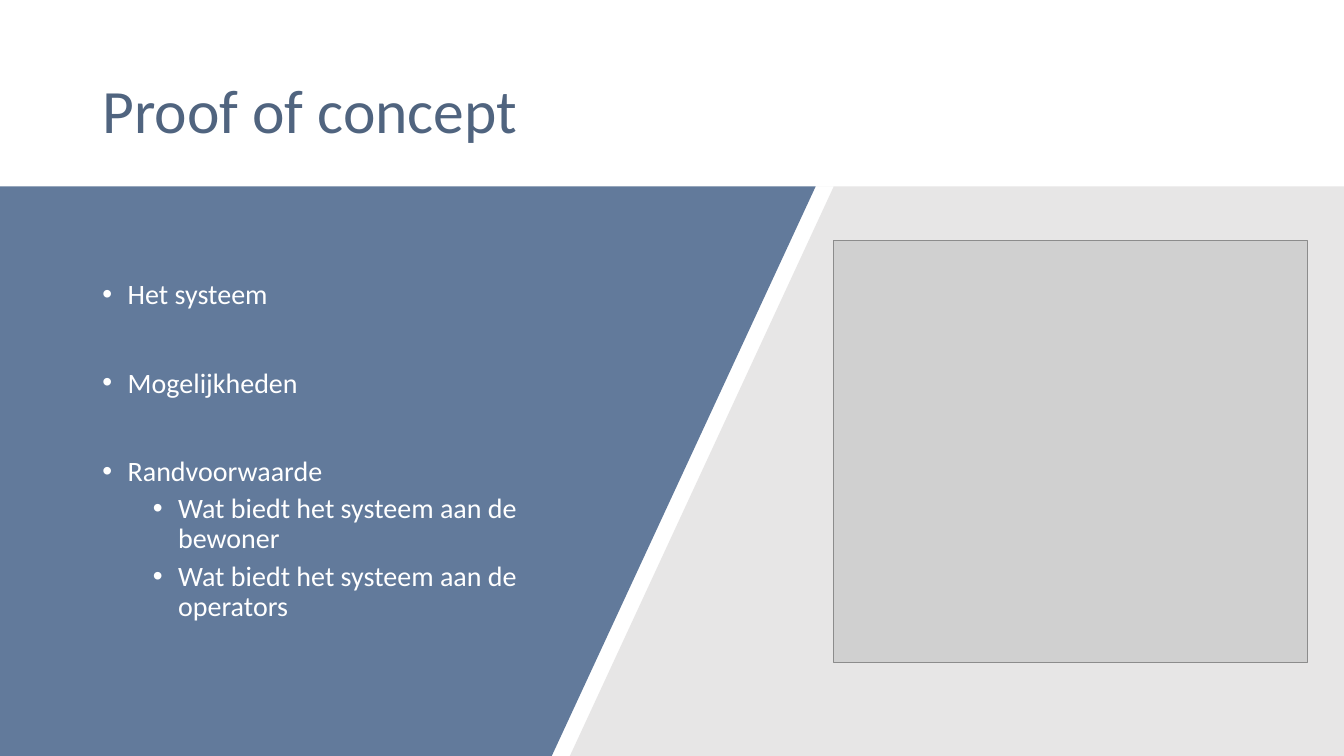
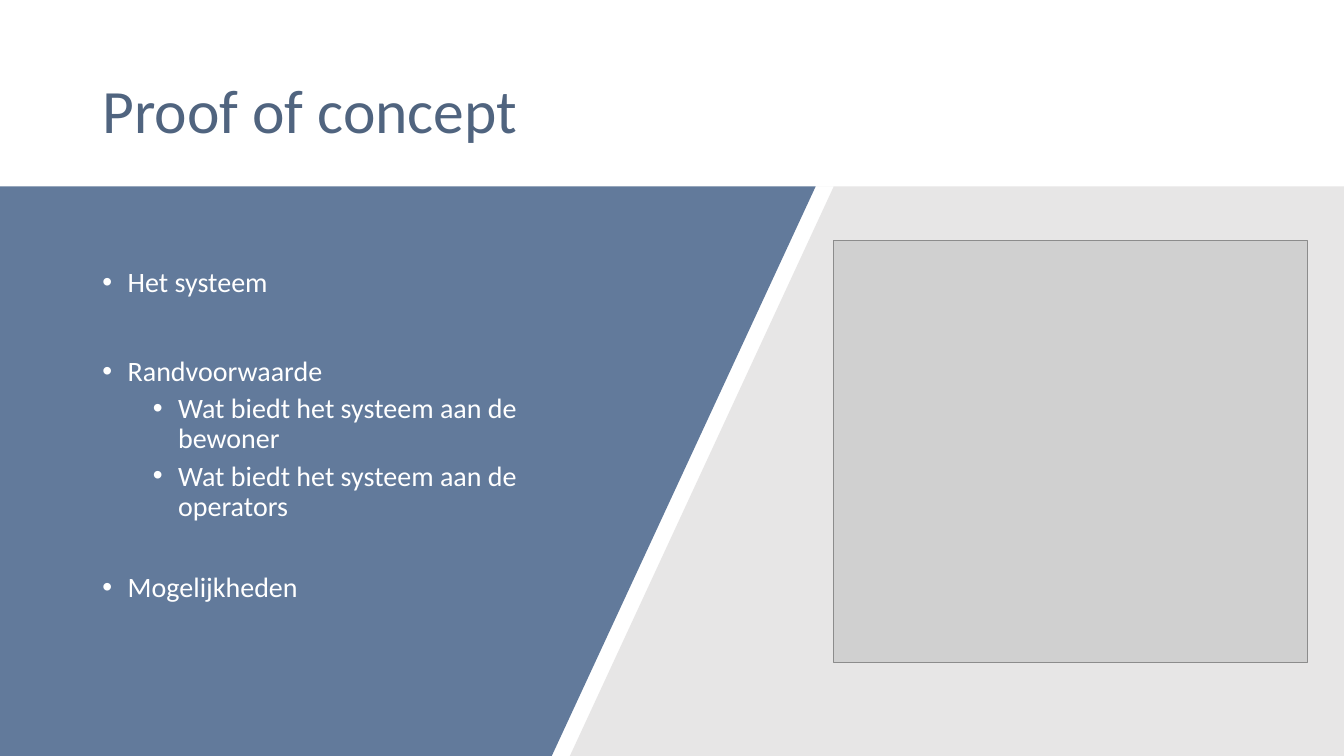
Before and after one commit to wouter503/IDP, a slide deck: slide 10 of Plan van aanpak/presentatie.pptx. Drawn at 1344x756 pixels with LibreOffice and Linux fonts; fonts in the diff are those of the drawing; grey boxes stand for pictures. Boxes give left, top, right and bottom in pixels: in the first picture for what was removed or moved away, otherwise in the second. Text is boxed around its words. In the diff, an @@ line names an element or a change of style, - is before the commit and + after.

Commit message:
ss

```diff
--- a/Plan van aanpak/presentatie.pptx
+++ b/Plan van aanpak/presentatie.pptx
@@ text at bbox=[128, 373, 298, 398]: paragraph removed @@
-• Mogelijkheden
@@ text at bbox=[128, 577, 298, 602]: paragraph added @@
+• Mogelijkheden
```
